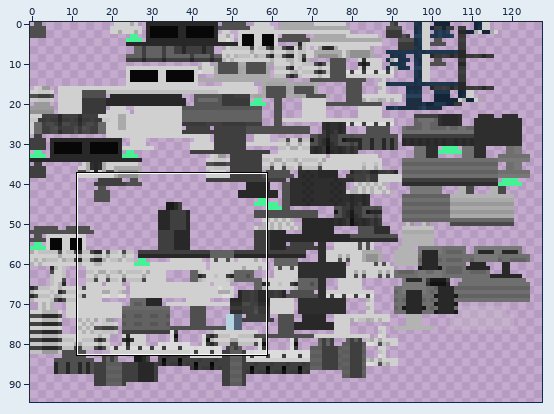
Two versions of one sprite sheet, src/main/resources/assets/mekanism/render/mekasuit.png. Above, an overview of the earlier version with the close-up marked.
Close-up. As it was:
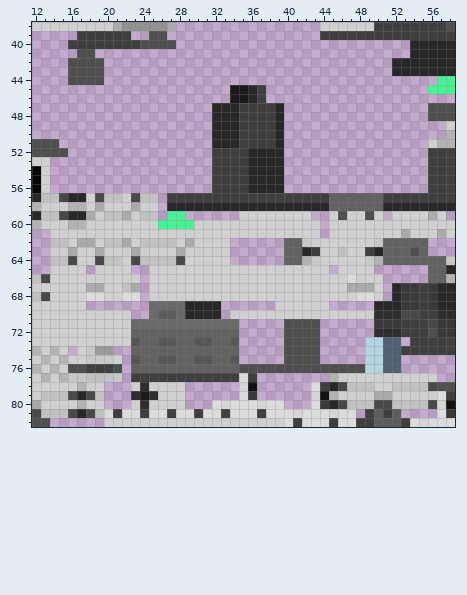
The file is 128x128 pixels. Colours within 5 levels of each other are drawn and written as one. Shown: x 12..58, y 38..82. The wide view leaves out empty margins.
After the commit:
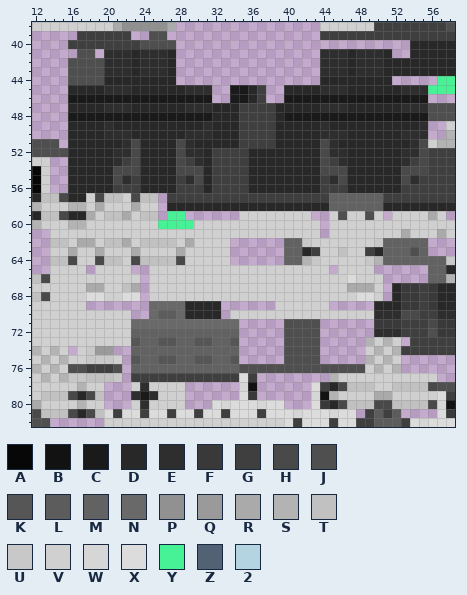
Palette (. is transparent): A #070707  B #121212  C #1a1a1a  D #282828  E #2e2e2e  F #393939  G #3f3f3f  H #494949  J #4f4f4f  K #565656  L #5c5c5c  M #626262  N #696969  P #919191  Q #9a9a9a  R #aaaaaa  S #b3b3b3  T #c1c1c1  U #c8c8c8  V #d0d0d0  W #d6d6d6  X #dcdcdc  Y #46f295  Z #536174  2 #b4d4e1
Changes in this commit:
y 41..43: x 20..27 ........ -> EEEDEEED; x 44..51 ........ -> EEEDEEED
y 44: x 20..27 ........ -> DDDDDDDD; x 44..51 ........ -> DDDDDDDD
y 45: x 16..31 ................ -> DDDDEEEDDDDDDEEE; x 40..55 ................ -> DDDDEEEDDDDDDEEE
y 46: x 16..31 ................ -> CCCCCCCCCCCCCCCC; x 40..55 ................ -> CCCCCCCCCCCCCCCC
y 47: x 16..31 ................ -> DDDDEEEDDDDDDEEE; x 40..55 ................ -> DDDDEEEDDDDDDEEE
y 48: x 16..31 ................ -> CCCCCCCCCCCCCCCC; x 40..55 ................ -> CCCCCCCCCCCCCCCC
y 49: x 16..31 ................ -> DDDDEDDDDDDDDDDE; x 40..55 ................ -> DDDDEDDDDDDDDDDE
y 50: x 16..31 ................ -> DDDDEEEDDDDDDEEE; x 40..55 ................ -> DDDDEEEDDDDDDEEE
y 51: x 16..31 ................ -> DDDDDDEHDDDDHEDD; x 40..55 ................ -> DDDDHEDDDDDDDDEH
y 52: x 16..31 ................ -> DDDDDEEHDDDDHEED; x 40..55 ................ -> DDDDHEEDDDDDDEEH
y 53: x 16..31 ................ -> DDDDDEGHDDDDHGED; x 40..55 ................ -> DDDDHGEDDDDDDEGH
y 54: x 16..31 ................ -> DDDDDHHHDDDDHHHD; x 40..55 ................ -> DDDDHHHDDDDDDHHH
y 55: x 16..31 ................ -> DDDDDHEGDDDDGEHD; x 40..55 ................ -> DDDDGEHDDDDDDHEG
y 56: x 16..31 ................ -> DDDDDGGGDDDDGGGD; x 40..55 ................ -> DDDDGGGDDDDDDGGG
y 73: x 49..52 22ZZ -> SVSV
y 74: x 49..52 22ZZ -> VSVS
y 75: x 49..52 22ZZ -> SVSV
y 76: x 49..52 22ZZ -> VSVS
Boxes around the changes in both close-ups, in picture pixels (x1, y1, x2, y2):
added: (68, 49, 212, 193)
added: (284, 49, 428, 193)
changed: (365, 337, 401, 373)
